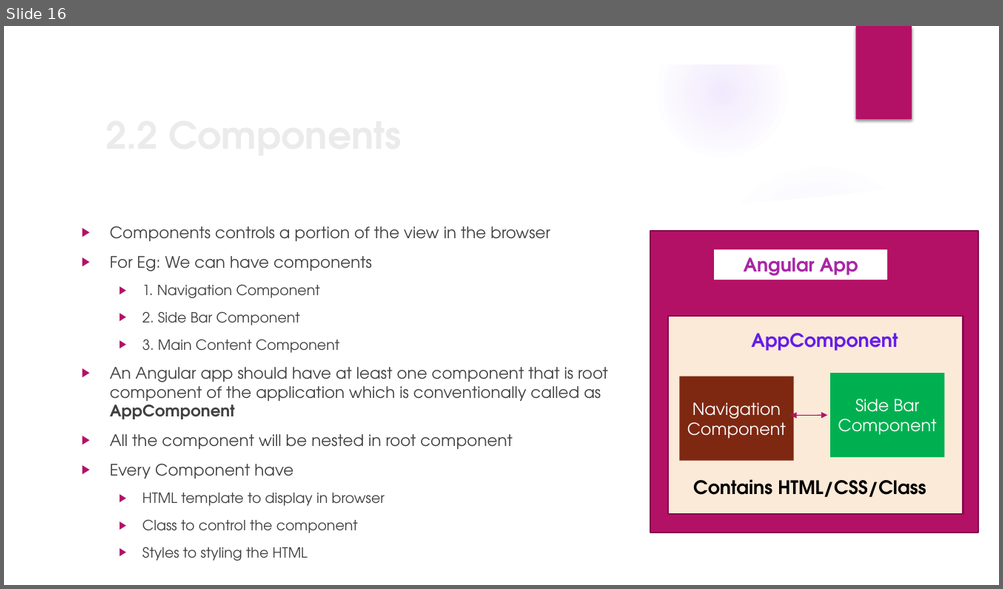
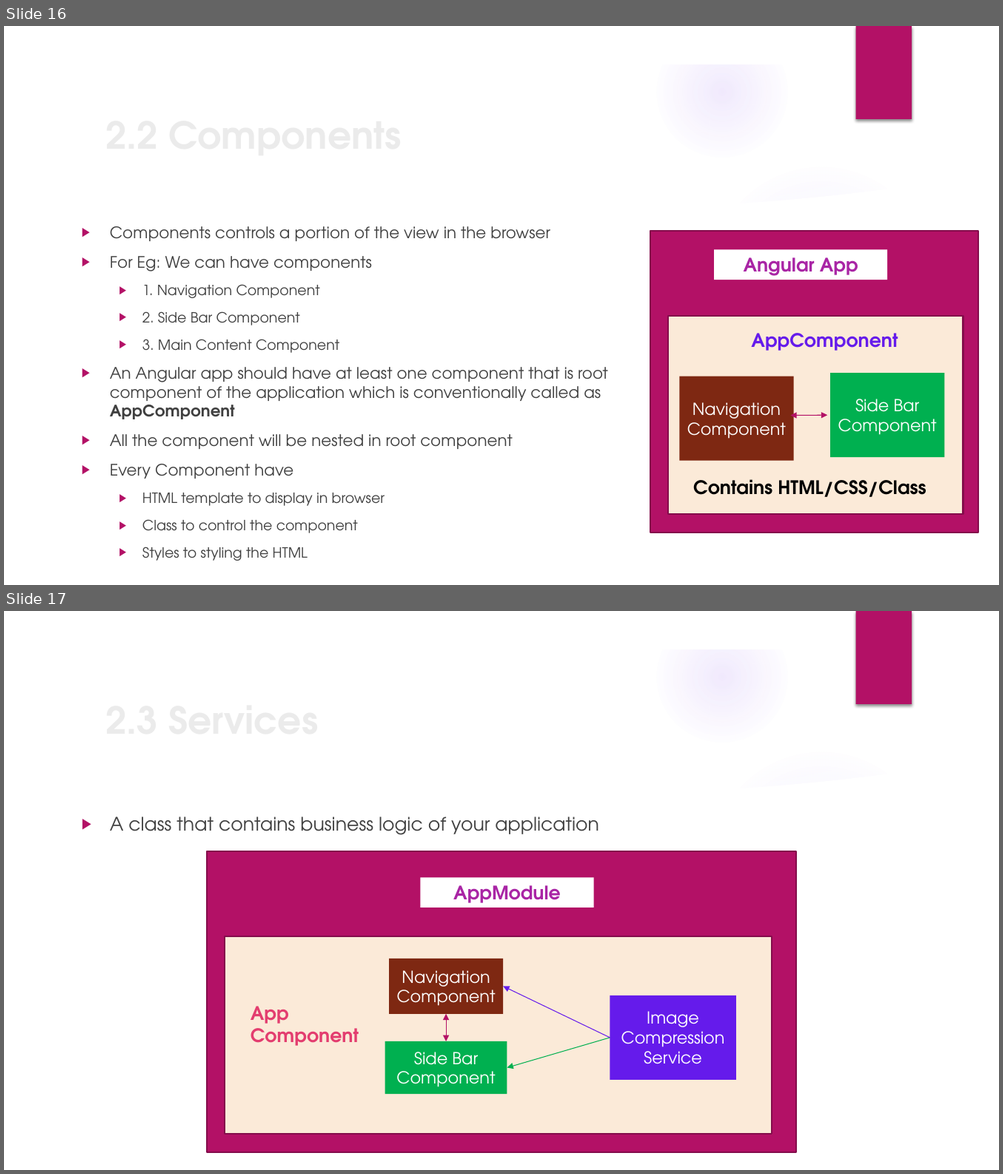
Before and after one commit to monicka2479/AngularSession, a slide deck: Angular Presentation.pptx. Shown one above the other, each under a label of ours: slide 16 before the commit, slides 16 and 17 after it. The pictures are 1003x589 and 1003x1174 pixels, drawn with LibreOffice and Linux fonts; fonts in the diff are those of the drawing; background and template pictures are left out. Boxes give left, top, right and bottom in pixels: in the first picture for what was removed or moved away, otherwise in the second. Text is boxed around its words. In the diff, an @@ line names an element or a change of style, - is before the commit and + after.

```diff
--- a/Angular Presentation.pptx
+++ b/Angular Presentation.pptx
@@ slide 17 added at (4,611,999,1170), background picture (left out); not listed: 9 template elements that a slide beside it also shows @@
@@ title added at (98,690,851,748), 36 pt, text #EBEBEB, bold @@
+2.3 Services
@@ text added at (110,817,599,835), 18 pt, text #404040 @@
+▶ A class that contains business logic of your application
@@ rectangle added at (207,851,796,1153), fill #B31166, outline #840D4B 1.5 pt @@
@@ rectangle added at (421,877,594,907), fill #FFFFFF, 18 pt, text #A925A5, bold @@
+AppModule
@@ rectangle added at (225,937,772,1134), fill #FBEAD8, outline #840D4B 1.5 pt @@
@@ rectangle added at (389,959,504,1014), fill #7E2812, 16 pt, text #FFFFFF @@
+Navigation Component
@@ arrow added from (610, 1038) to (504, 986), #651BEB 0.75 pt @@
@@ text added at (250,1006,358,1046), 18 pt, text #E33D6F, bold @@
+App Component
@@ rectangle added at (610,996,736,1080), fill #651BEB, 16 pt, text #FFFFFF @@
+Image Compression Service
@@ double arrow added from (446, 1014) to (446, 1042), #B31166 0.75 pt @@
@@ rectangle added at (385,1042,507,1094), fill #00B050, 16 pt, text #FFFFFF @@
+Side Bar Component
@@ arrow added from (610, 1038) to (507, 1068), #00B050 0.75 pt @@
```
Also in this commit, not shown: 6 other slides added.
